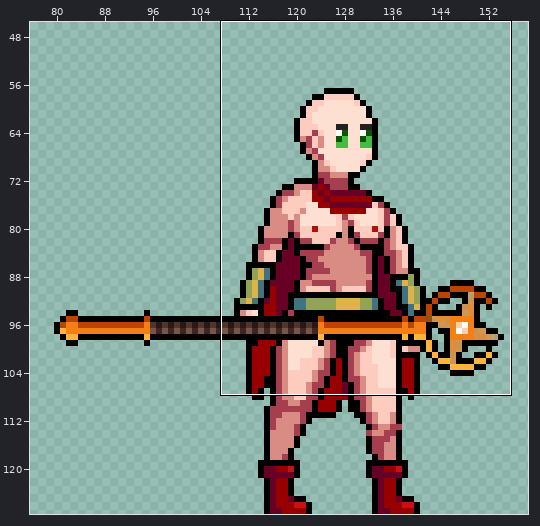
Pixel-art file -- 资源/生物/人类/人类.aseprite. Above: a wide view before the commit, with the close-up outlined.
Close-up. First the earlier version:
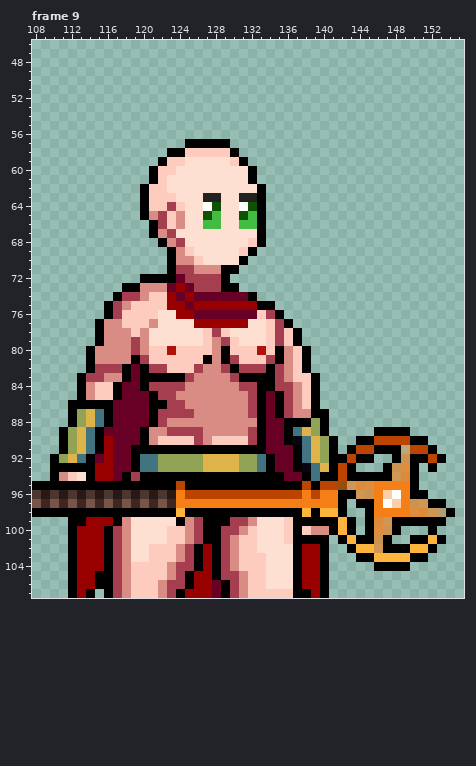
256x128 pixels, 22 frames. Colours within 5 levels of each other are drawn and written as one. Shown: frame 9: x 108..155, y 46..107. The wide view leaves out empty margins. The commit also changed other frames or places, which this record leaves out.
And afterwards:
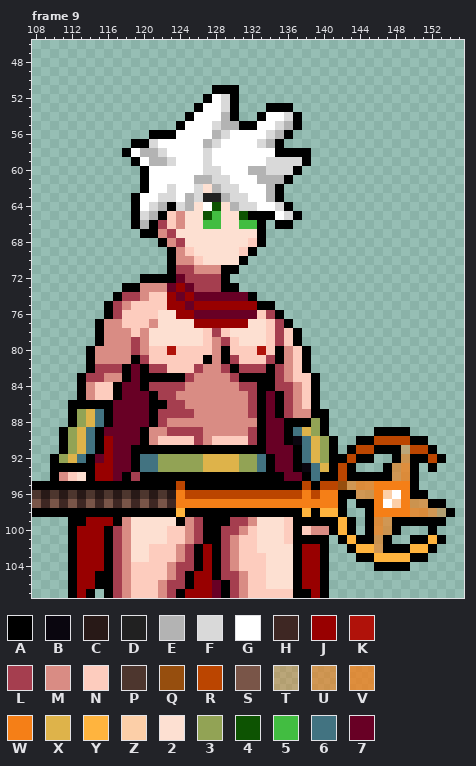
Palette (. is transparent): A #000000  B #0a060f  C #281917  D #212121  E #b3b3b3  F #d9d9d9  G #ffffff  H #3e2723  J #980000  K #b0120a  L #a53e4f  M #d98c84  N #fdccbe  P #4d362e  Q #964e0e  R #bb4500  S #795548  T #f57f1760  U #f57f179c  V #f57f17c1  W #f57f17  X #deb34a  Y #ffb43e  Z #fccfa8  2 #fde0d2  3 #92a355  4 #0d5302  5 #42bd41  6 #427381  7 #680025
Difference:
--- frame 9, layer "Hair_1"
@@ x 116..140 @@
  50 .........................
- 51 .........................
- 52 .........................
- 53 .........................
- 54 .........................
- 55 .........................
- 56 .........................
- 57 .........AAAAA...........
- 58 .......AANNNNNA..........
- 59 ......ANN22222NA.........
- 60 .....ANN22222222A........
- 61 .....AN222222222A........
- 62 ....ANN2222222222A.......
- 63 ....ANNN222DD22DDA.......
- 64 ....ANNLN22G422G4A.......
- 65 ....AMLNM22452245A.......
- 66 .....ALNM22552255A.......
- 67 .....AML222222222A.......
+ 51 ............AAA..........
+ 52 ...........AGFA..........
+ 53 ..........AGGFA...AAA....
+ 54 .........AGGGEA..AGGFA...
+ 55 ........AGGGFEEAAGGFEA...
+ 56 .....AAAGGGGEFGGGGFEA....
+ 57 ...AAFGGGGGEFGGGGFEA.....
+ 58 ..AGEEFGGGGFGGGGGGGAAAA..
+ 59 ...AGEEFGGGFGGGGGGFFFFA..
+ 60 ....AGGGGGGFFGGGEEFFFA...
+ 61 ....AGGGGGEEFFGGGEEEA....
+ 62 ....AGGFGGF2EFFGGGEA.....
+ 63 ...AGGFFGEFDDEFFGGEA.....
+ 64 ...AGFEAFE2G42EFFGGFA....
+ 65 ...AFEANM2245224AAAGFA...
+ 66 ...AEALNM22552255A.AA....
+ 67 ....AAML222222222A.......
  68 ......AML2222222NA.......
Where, in picture pixels (left, top, right, bottom), the same in both close-ups:
changed: (122, 85, 311, 238)
